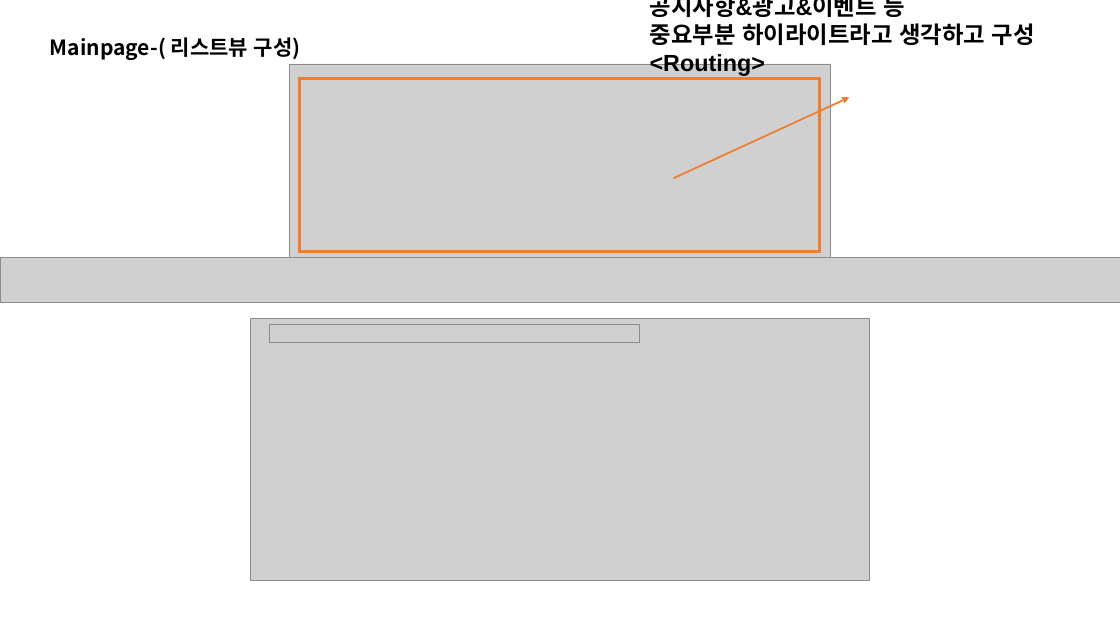
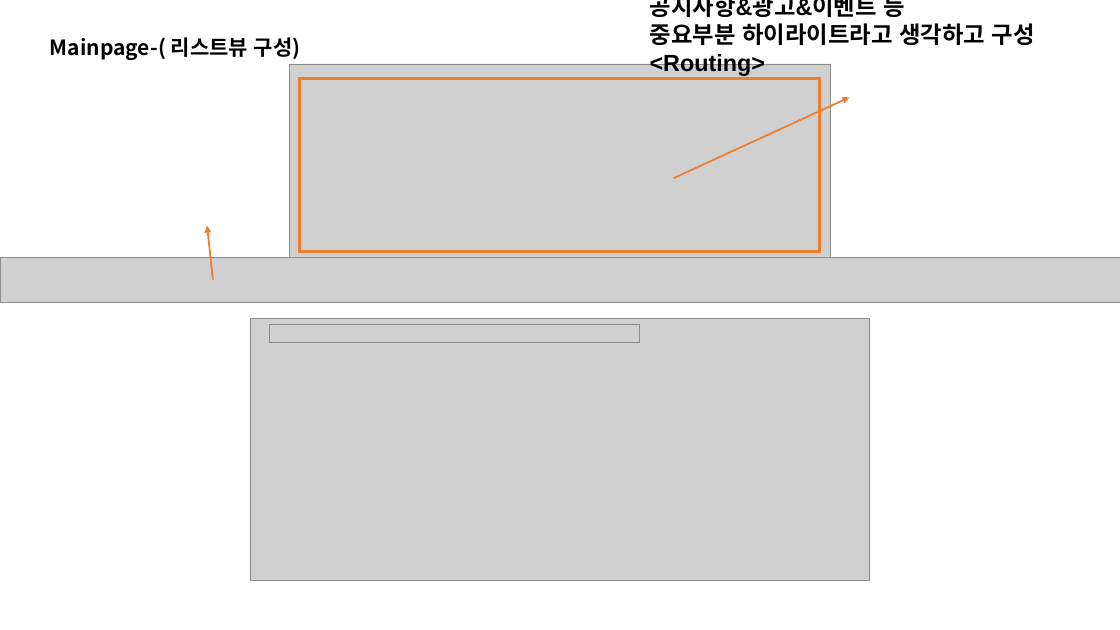
Before and after one commit to Micalgenus/vgram-web, a slide deck: slide 8 of cozyhouzz_ver2.1_영현_170707.pptx. Drawn at 1120x630 pixels with LibreOffice and Linux fonts; fonts in the diff are those of the drawing; grey boxes stand for pictures. Boxes give left, top, right and bottom in pixels: in the first picture for what was removed or moved away, otherwise in the second. Text is boxed around its words. In the diff, an @@ line names an element or a change of style, - is before the commit and + after.

```diff
--- a/cozyhouzz_ver2.1_영현_170707.pptx
+++ b/cozyhouzz_ver2.1_영현_170707.pptx
@@ arrow added from (213, 280) to (208, 226), #ED7D31 1.5 pt @@
```
Also in this commit, not shown: 1 other slide changed, 6 other files.
